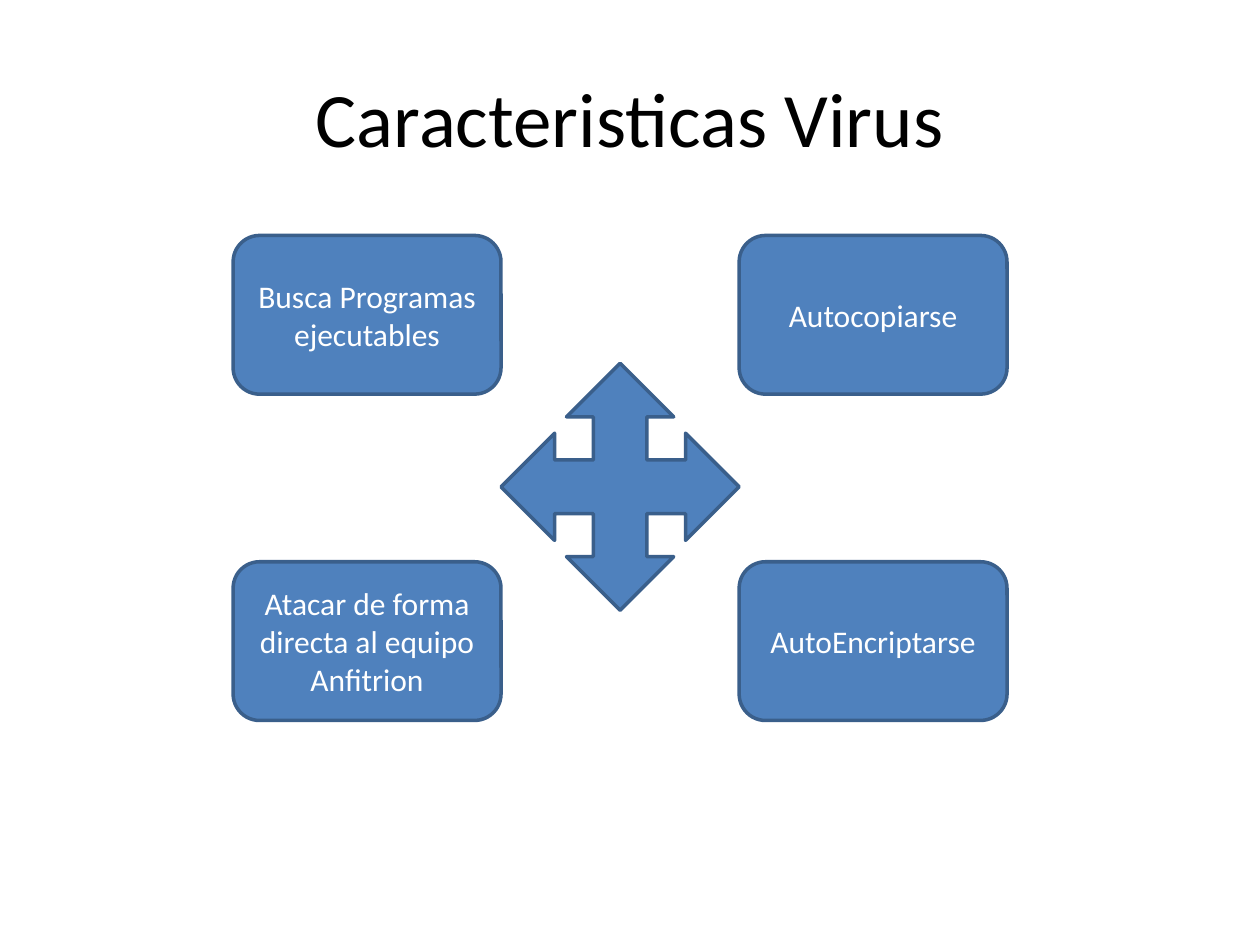
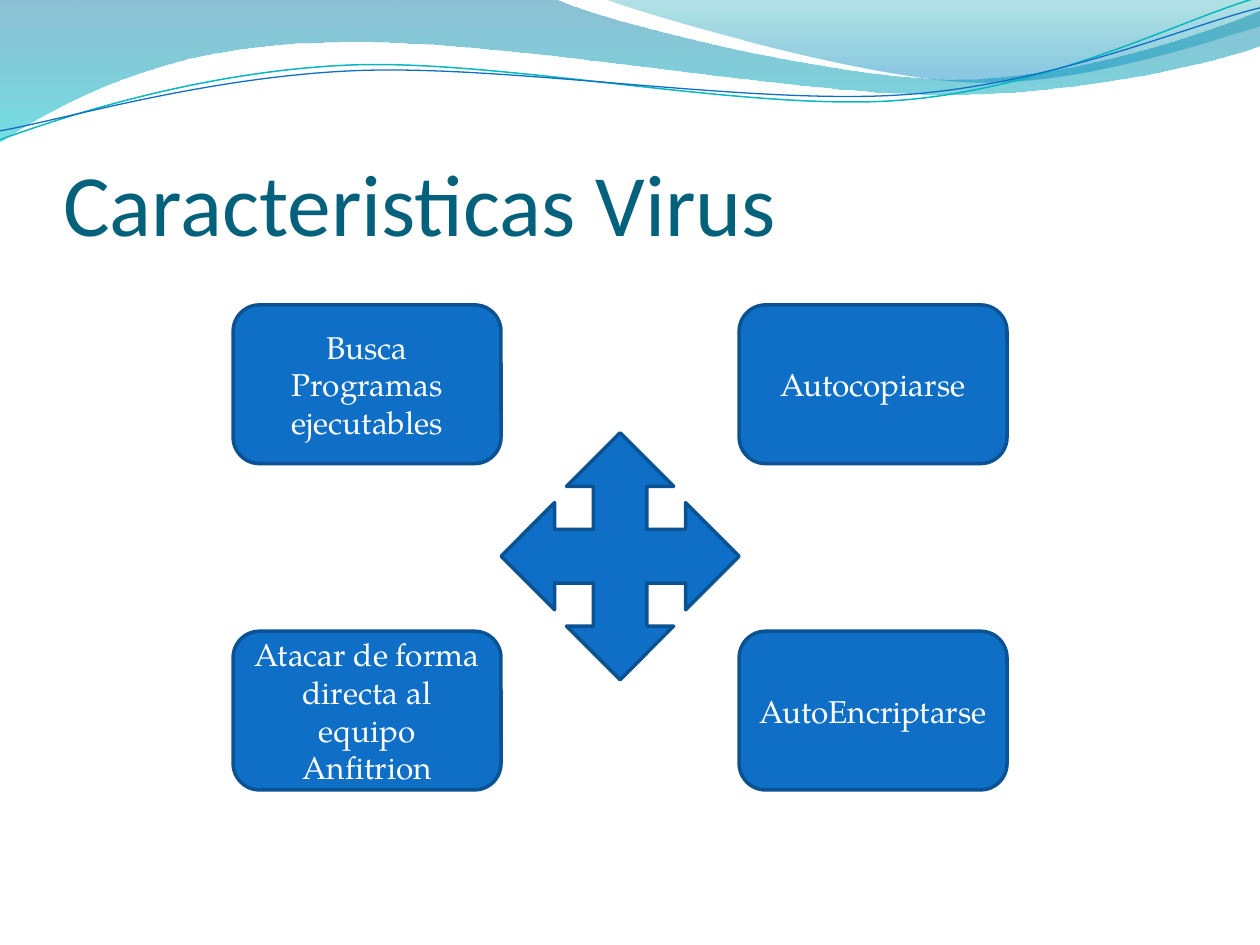
Before and after one commit to kleberloayzacastro/universidad, a slide deck: slide 7 of 2015-2016/clases/informatica_basica/clase_6/virus/clase_6_virus.pptx. Drawn at 1260x945 pixels with LibreOffice and Linux fonts; fonts in the diff are those of the drawing; background and template pictures are left out. Boxes give left, top, right and bottom in pixels: in the first picture for what was removed or moved away, otherwise in the second. Text is boxed around its words. In the diff, an @@ line names an element or a change of style, - is before the commit and + after.

```diff
--- a/2015-2016/clases/informatica_basica/clase_6/virus/clase_6_virus.pptx
+++ b/2015-2016/clases/informatica_basica/clase_6/virus/clase_6_virus.pptx
@@ freeform shape added at (0, 0, 1260, 142), fill gradient #0074A1 to #00C6CF @@
@@ freeform shape added at (0, 0, 1260, 147), outline #0AB8BF 0.85 pt @@
@@ freeform shape added at (0, 8, 1260, 141), outline #0F6FC6 0.75 pt @@
@@ freeform shape added at (604, 0, 1260, 87), fill gradient #00A1A9 to #008BBF @@
@@ title "Caracteristicas Virus": place and size @@
-title "Caracteristicas Virus" at (316, 93, 944, 148)
+title "Caracteristicas Virus" at (63, 175, 776, 237)
@@ title "Caracteristicas Virus" at (63, 175, 776, 237): size 44 to 50 pt, text colour #000000 to #04617B; alignment centre to left; vertical alignment middle to bottom @@
@@ 4 rounded rectangles, 1 quad arrow: place and size @@
-4 rounded rectangles, 1 quad arrow at (233, 236, 1008, 721)
+4 rounded rectangles, 1 quad arrow at (233, 305, 1008, 790)
@@ quad arrow at (501, 433, 740, 680): fill #4F81BD to #0F6FC6; outline #3A5F8C 2 pt to #0B5292 2 pt @@
@@ font Calibri to TeX Gyre Pagella; fill #4F81BD to #0F6FC6; outline #3A5F8C 2 pt to #0B5292 2 pt in 4 elements at (233, 305, 501, 464), (740, 305, 1008, 464), (233, 631, 501, 790), (740, 631, 1008, 790) @@
```
Also in this commit, not shown: 12 other slides changed, 4 slides added, 1 other file.
